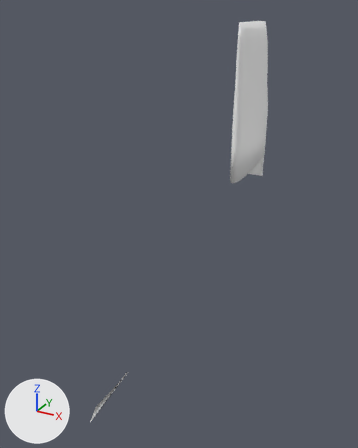
Renders of the glTF model ZLT-NT/meshes/zlt_nt_rudder_upper.glb from each side of a commit.
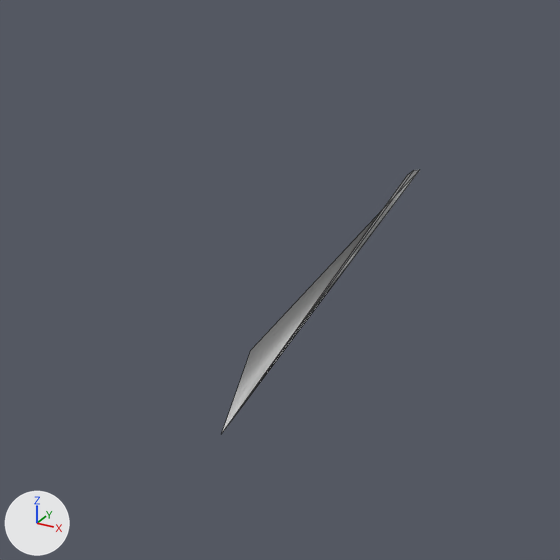
Each version is shown whole from a 50 mm lens placed at (6.46, -18.12, 1.48), pointed at (-0.2, -6.01, -4.58), then close up on the part from 13% to 43% of the width and 76% to 100% of the height. Every picture has the same lights, and +X, +Y and +Z are marked at lower left. The first two pictures are the older version. The close-ups show mesh edges as thin lines. Vertices at exactly the same position are counted once.

The older version as bpy lines, for what is in view:
```python
me_rudder_upper = bpy.data.meshes.new('rudder_upper')
me_rudder_upper.from_pydata(...)  # 175 vertices, 333 faces; spans x -0.44..0.44, y -10.88..-0.01, z -8.19..1.0
me_rudder_upper.materials.append(mat_envelope_002)  # white #ffffff
# before: 170 (0.0, -9.31, -7.7) at pixel (413, 170), 171 (0.0, -9.37, -7.69) at pixel (407, 175), 172 (-0.09, -10.88, -8.19) at pixel (221, 434), 173 (0.0, -9.26, -7.73) at pixel (419, 169), 174 (-0.08, -10.63, -7.86) at pixel (250, 350)
ob_rudder_upper = bpy.data.objects.new('rudder_upper', me_rudder_upper)
ob_rudder_upper.location = (0.0, 0.0, 0.0)
```
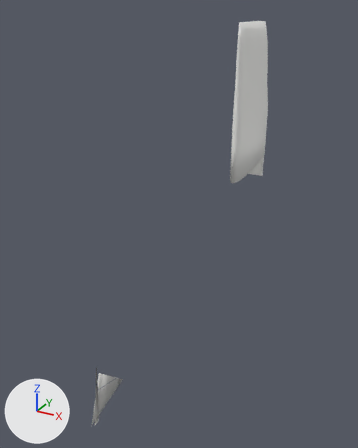
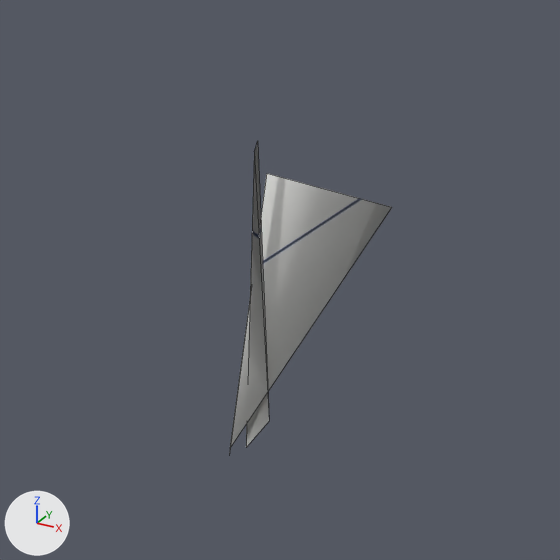
Location of each change, [x1, y1, x2, y2] in pixels of the close-ups (560 x 560 px):
'rudder_upper', reshaped: before [222, 170, 419, 433]; after [229, 141, 392, 455]

The change, as a list of edits to the scene's bpy script:
```text
Change me_rudder_upper:
    used by ob_rudder_upper; location = (0.0, 0.0, 0.0)
    verts and faces of me_rudder_upper; kept vertices keep their numbers, new ones are numbered from 175
    remove me_rudder_upper.from_pydata(...)  # 175 vertices, 333 faces; spans x -0.44..0.44, y -10.88..-0.01, z -8.19..1.0
    add me_rudder_upper.from_pydata(...)  # 178 vertices, 334 faces; spans x -0.9..0.44, y -11.05..-0.01, z -8.1..1.0
    me_rudder_upper part 1
    add delete_vertices([174])  # with the faces that use them
    add verts[170] = (-0.9, -9.52, -7.78)  # moved, pixel (254, 151)
    add verts[171] = (-0.9, -9.48, -7.73)  # moved, pixel (257, 140)
    add verts[172] = (0.18, -10.84, -8.02)  # moved, pixel (269, 421)
    add verts[173] = (0.13, -10.97, -8.09)  # moved, pixel (246, 447)
    add verts[175] = (-0.9, -9.43, -7.99)  # pixel (266, 173)
    add verts[176] = (0.0, -9.52, -7.78)  # pixel (391, 207)
    add verts[177] = (0.1, -11.05, -8.05)  # pixel (229, 448)
    add verts[178] = (0.09, -11.04, -8.1)  # pixel (229, 455)
    add faces += [(175, 176, 177), (175, 177, 178)]
```
